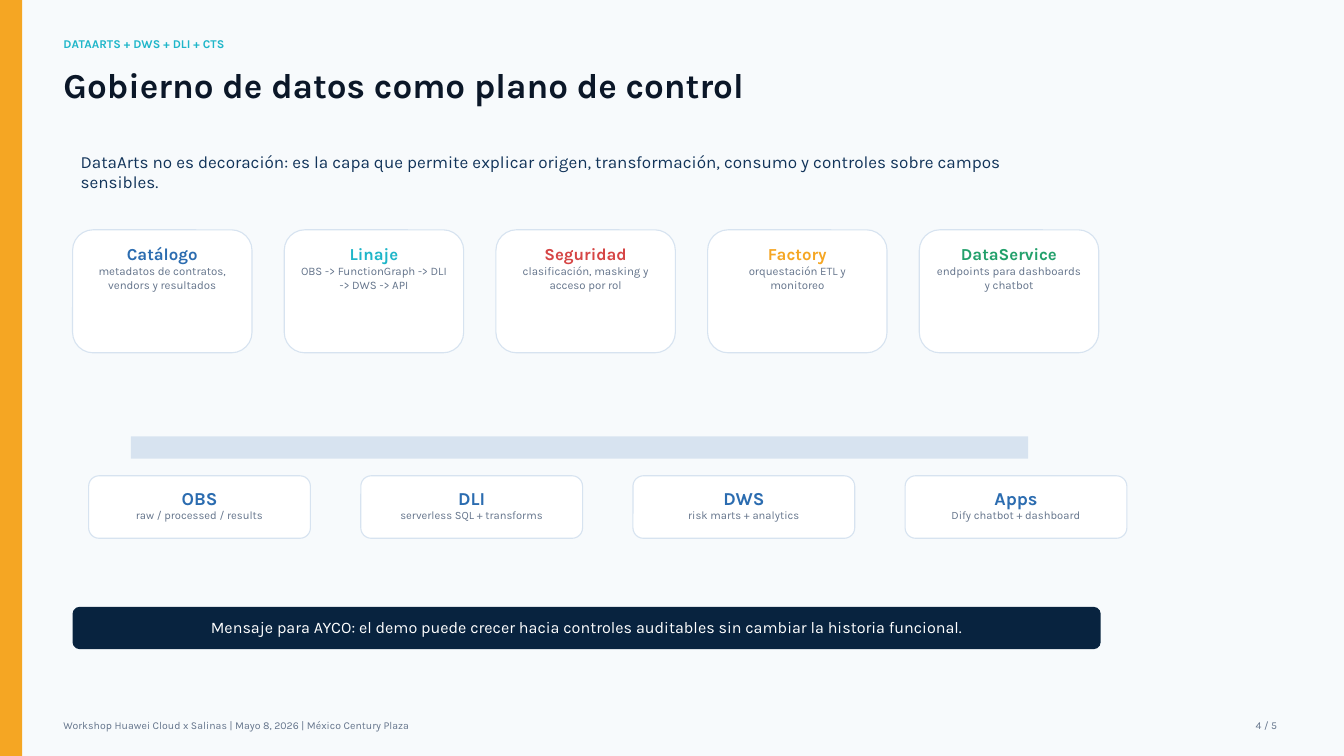
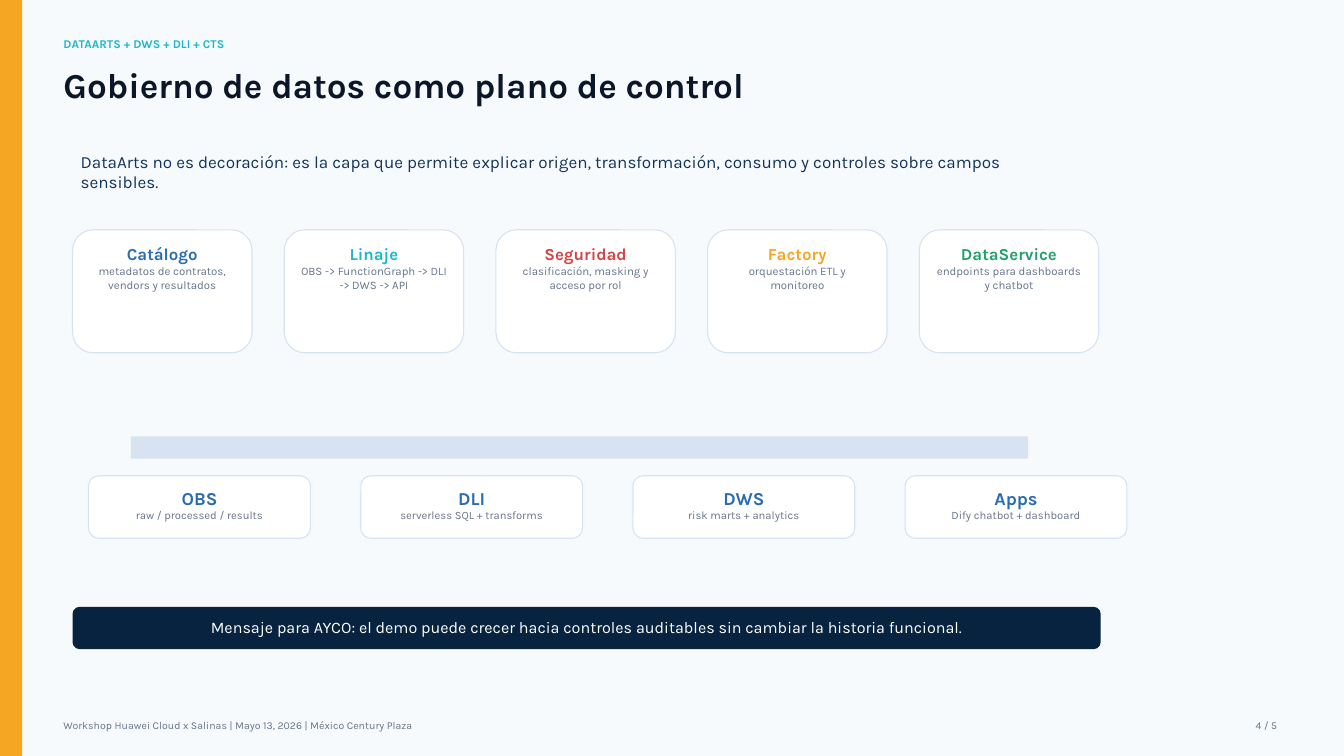
Before and after one commit to Borre/ayco-huawei-cloud, a slide deck: slide 4 of docs/slides-arquitectura.pptx. Drawn at 1344x756 pixels with LibreOffice and Linux fonts; fonts in the diff are those of the drawing. Boxes give left, top, right and bottom in pixels: in the first picture for what was removed or moved away, otherwise in the second. Text is boxed around its words. In the diff, an @@ line names an element or a change of style, - is before the commit and + after.

```diff
--- a/docs/slides-arquitectura.pptx
+++ b/docs/slides-arquitectura.pptx
@@ text at (63,721,412,732): text changed @@
-Workshop Huawei Cloud x Salinas | Mayo 8, 2026 | México Century Plaza
+Workshop Huawei Cloud x Salinas | Mayo 13, 2026 | México Century Plaza
```
Also in this commit, not shown: 4 other slides changed, 6 other files.
